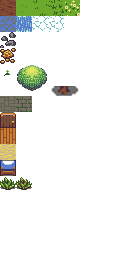
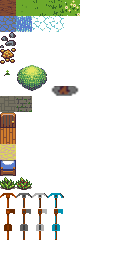
Layer changes from the first (128, 256) image to the second:
painted on "Background" over [0, 192, 64, 240]
